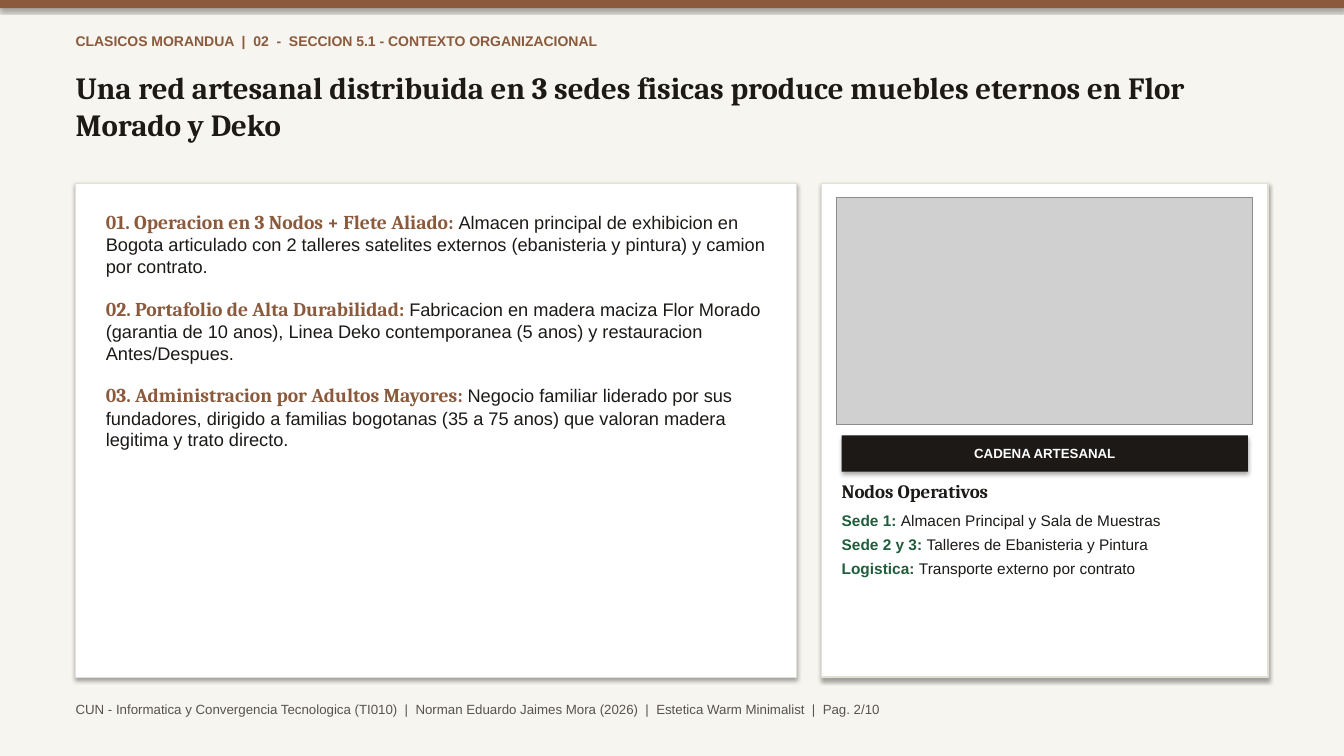
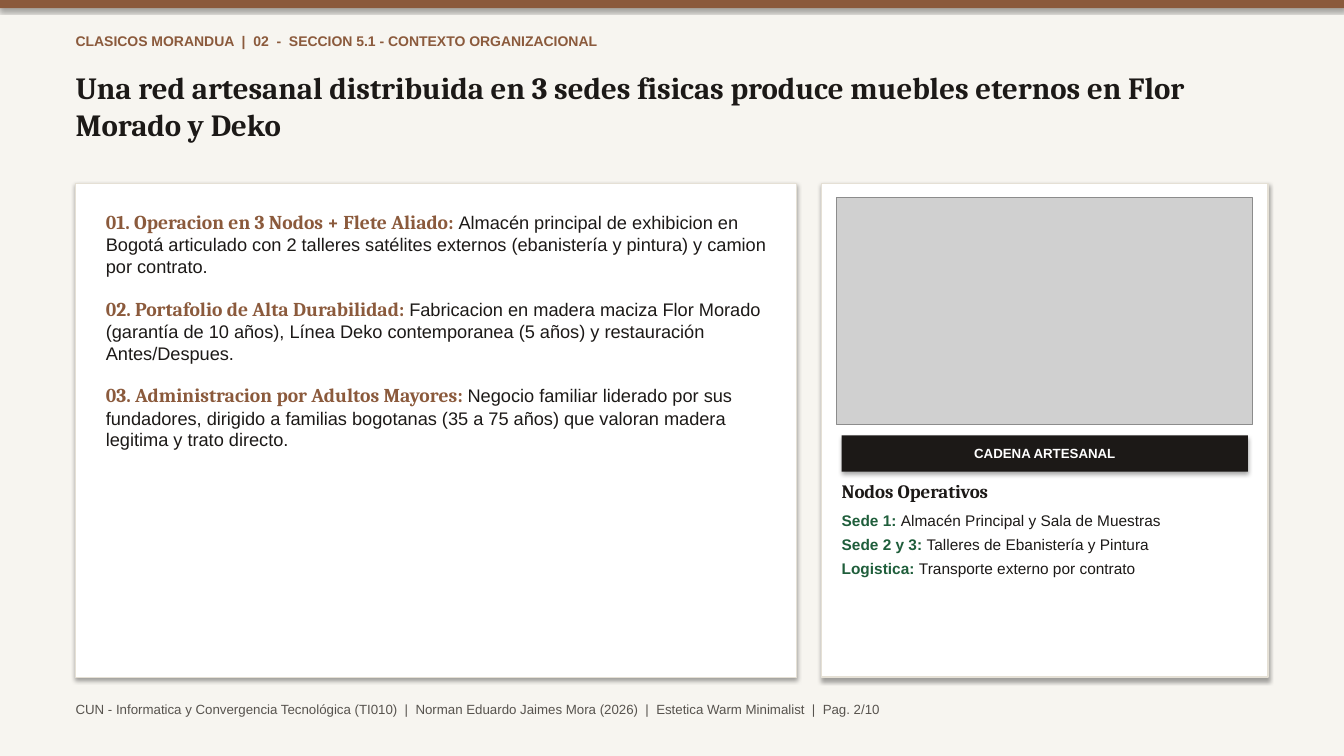
Before and after one commit to TheNormanJames/CUN-Informatica-y-convergencia, a slide deck: slide 2 of docs/ProyectoFinal_Norman_Jaimes.pptx. Drawn at 1344x756 pixels with LibreOffice and Linux fonts; fonts in the diff are those of the drawing; grey boxes stand for pictures. Boxes give left, top, right and bottom in pixels: in the first picture for what was removed or moved away, otherwise in the second. Text is boxed around its words. In the diff, an @@ line names an element or a change of style, - is before the commit and + after.

```diff
--- a/docs/ProyectoFinal_Norman_Jaimes.pptx
+++ b/docs/ProyectoFinal_Norman_Jaimes.pptx
@@ text at (x1=106, y1=215, x2=766, y2=450): text changed @@
-01. Operacion en 3 Nodos + Flete Aliado: Almacen principal de exhibicion en Bogota articulado con 2 talleres satelites externos (ebanisteria y pintura) y camion por contrato.
-02. Portafolio de Alta Durabilidad: Fabricacion en madera maciza Flor Morado (garantia de 10 anos), Linea Deko contemporanea (5 anos) y restauracion Antes/Despues.
-03. Administracion por Adultos Mayores: Negocio familiar liderado por sus fundadores, dirigido a familias bogotanas (35 a 75 anos) que valoran madera legitima y trato directo.
+01. Operacion en 3 Nodos + Flete Aliado: Almacén principal de exhibicion en Bogotá articulado con 2 talleres satélites externos (ebanistería y pintura) y camion por contrato.
+02. Portafolio de Alta Durabilidad: Fabricacion en madera maciza Flor Morado (garantía de 10 años), Línea Deko contemporanea (5 años) y restauración Antes/Despues.
+03. Administracion por Adultos Mayores: Negocio familiar liderado por sus fundadores, dirigido a familias bogotanas (35 a 75 años) que valoran madera legitima y trato directo.
@@ text at (x1=842, y1=514, x2=1160, y2=553): text changed @@
-Sede 1: Almacen Principal y Sala de Muestras
-Sede 2 y 3: Talleres de Ebanisteria y Pintura
+Sede 1: Almacén Principal y Sala de Muestras
+Sede 2 y 3: Talleres de Ebanistería y Pintura
@@ text at (x1=76, y1=704, x2=880, y2=717): text changed @@
-CUN - Informatica y Convergencia Tecnologica (TI010) | Norman Eduardo Jaimes Mora (2026) | Estetica Warm Minimalist | Pag. 2/10
+CUN - Informatica y Convergencia Tecnológica (TI010) | Norman Eduardo Jaimes Mora (2026) | Estetica Warm Minimalist | Pag. 2/10
```
Also in this commit, not shown: 9 other slides changed, 18 other files.
